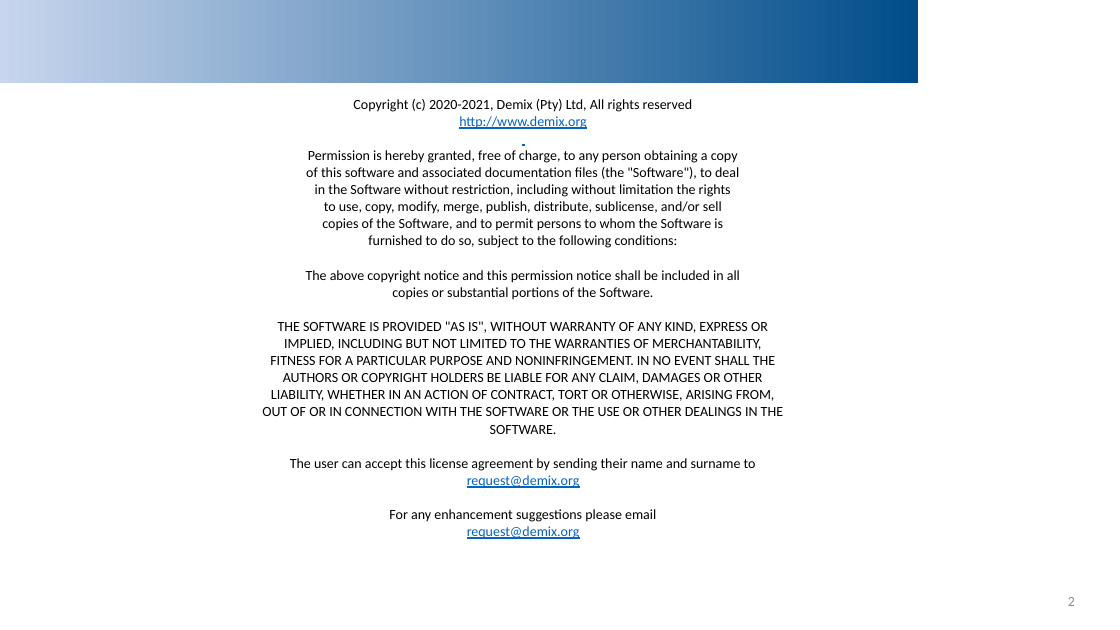
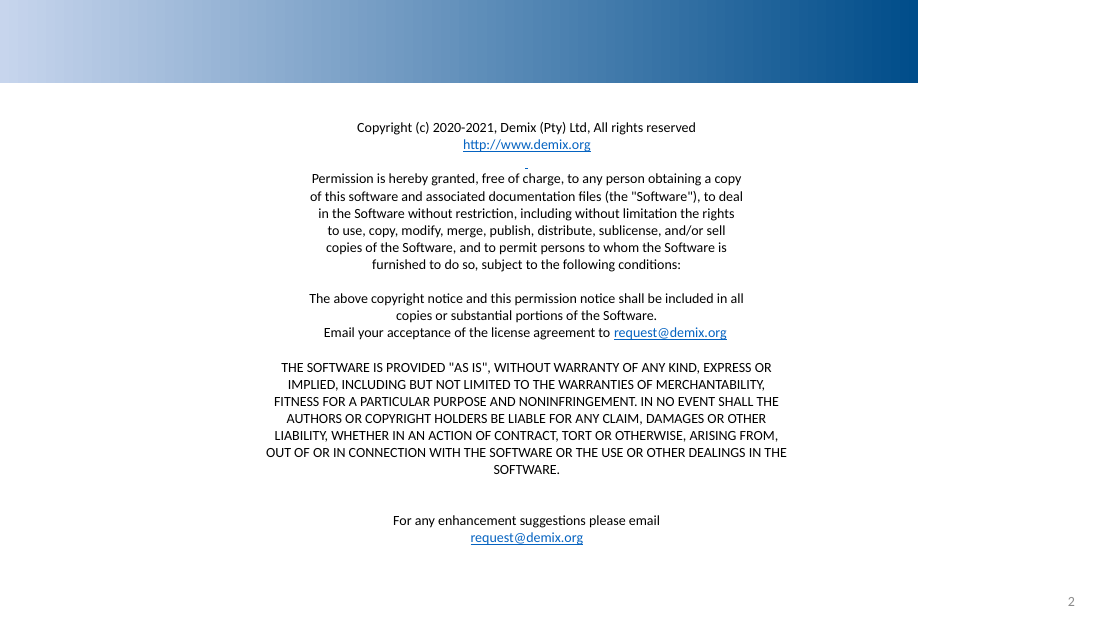
Before and after one commit to DemixTech/CMMITools, a slide deck: slide 2 of 02_Overview.pptx. Drawn at 1120x630 pixels with LibreOffice and Linux fonts; fonts in the diff are those of the drawing; background and template pictures are left out. Boxes give left, top, right and bottom in pixels: in the first picture for what was removed or moved away, otherwise in the second. Text is boxed around its words. In the diff, an @@ line names an element or a change of style, - is before the commit and + after.

```diff
--- a/02_Overview.pptx
+++ b/02_Overview.pptx
@@ table at bbox=[239, 119, 815, 549] @@
-row 12, column 1: copies or substantial portions of the Software.
+row 12, column 1: copies or substantial portions of the Software. / Email your acceptance of the license agreement to request@demix.org
-row 22: The user can accept this license agreement by sending their name and surname to
-row 23: request@demix.org
@@ table: place and size @@
-table at bbox=[235, 96, 812, 543]
+table at bbox=[239, 119, 815, 549]
```
Also in this commit, not shown: 4 other slides changed, 2 slides added, 59 other files.
